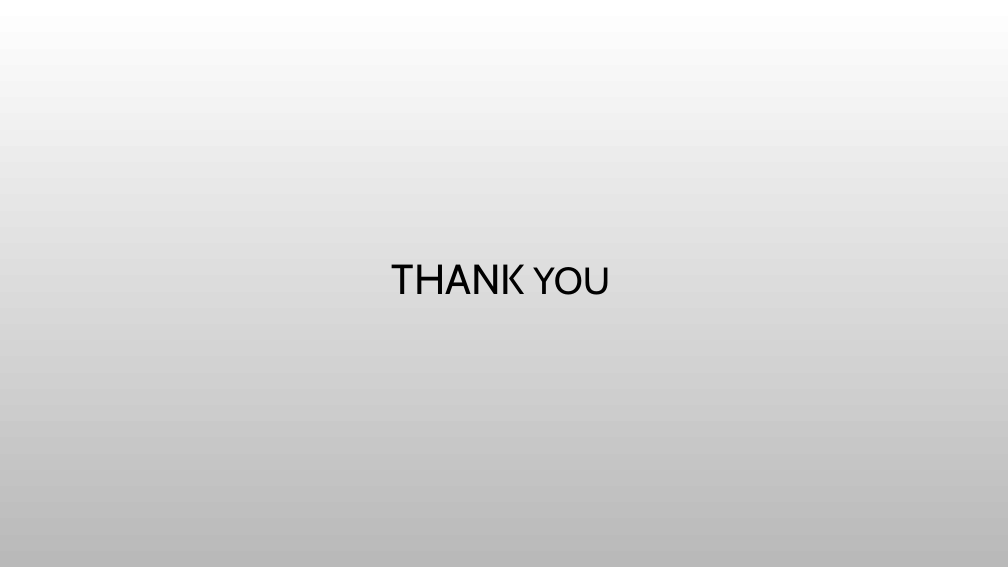
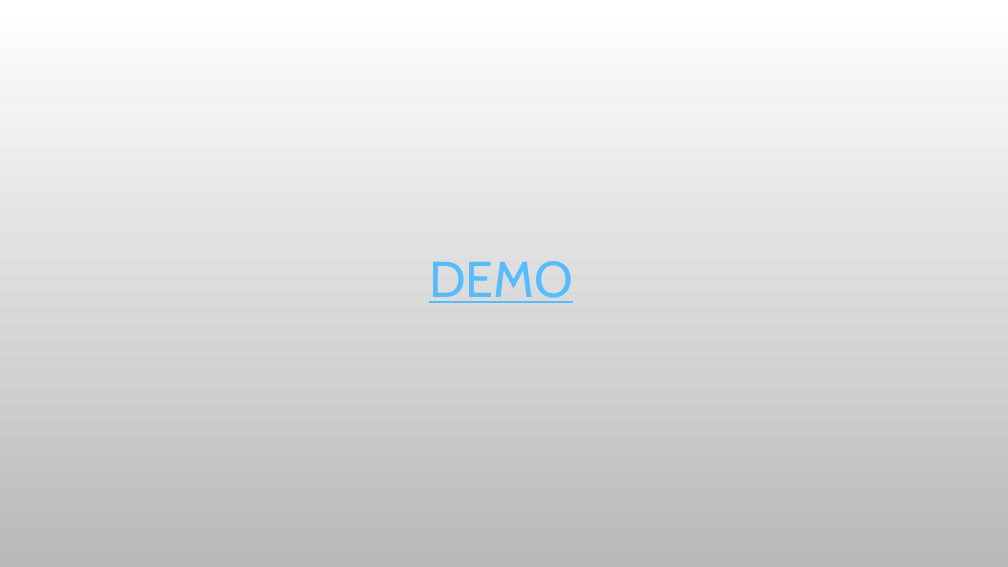
Before and after one commit to qwer87511/Data_Science, a slide deck: slide 9 of project/proposal.pptx. Drawn at 1008x567 pixels with LibreOffice and Linux fonts; fonts in the diff are those of the drawing; background and template pictures are left out. Boxes give left, top, right and bottom in pixels: in the first picture for what was removed or moved away, otherwise in the second. Text is boxed around its words. In the diff, an @@ line names an element or a change of style, - is before the commit and + after.

```diff
--- a/project/proposal.pptx
+++ b/project/proposal.pptx
@@ title at [429,261,573,303]: text changed; size 40 to 48 pt; text colour #000000 to #56BCFE @@
-THANK YOU
+DEMO
```
Also in this commit, not shown: 2 other files.
